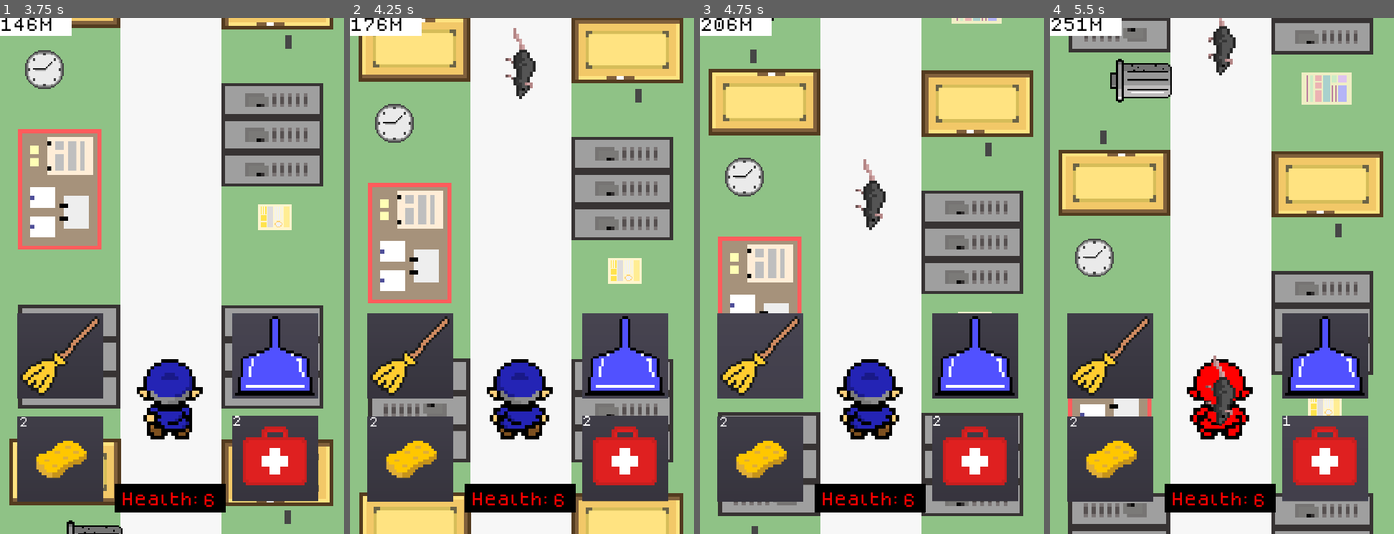
Above: before the commit, frames 1-4 (left to right).
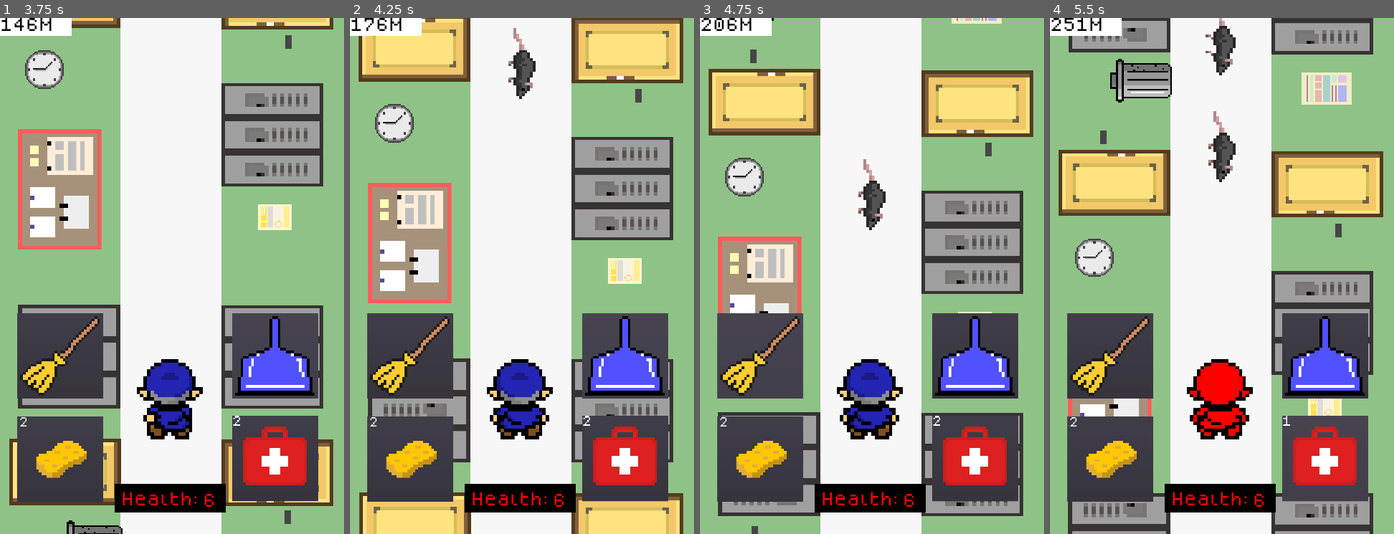
Above: after the commit, the same moments.

Repository: TheBroham7/Project-Sweep
Game: Godot game, scene res://scenes/title_screen.tscn
The game is run twice, just before and just after one commit, with the same random seed, the same clock (stepped at 60 frames per second) and the same inputs.
Inputs (mouse positions are in pixels of both pictures, inside the frame that each line leads up to):
- Up to frame 1 (3.75 s): click "Click to Start" at 0.5 s; click "NEW GAME" at 1.25 s; click (275, 456) at 2 s; click (58, 456) at 2.75 s; click (275, 353) at 3.5 s
- Up to frame 2 (4.25 s): no input
- Up to frame 3 (4.75 s): click (758, 353) at 4.25 s
- Up to frame 4 (5.5 s): click (1325, 456) at 5 s

Frame 1 is identical in both runs. In frame 2, less than 0.1% of the frame differs, in the area x 45-54%, y 5-15%; in frame 3, less than 0.1%; in frame 4, 1.1%, in the area x 45-54%, y 0-80%.

Commit message:
rats_bumped_back

Diff:
--- a/scenes/Rat.tscn
+++ b/scenes/Rat.tscn
@@ -26,7 +26,6 @@
 scale = Vector2( 0.1, 0.1 )
 frames = SubResource( 1 )
 animation = "walk"
-frame = 1
 playing = true
 
 [node name="CollisionShape2D" type="CollisionShape2D" parent="."]
@@ -36,4 +35,8 @@
 
 [node name="VisibilityNotifier2D" type="VisibilityNotifier2D" parent="."]
 
+[node name="PushBackTimer" type="Timer" parent="."]
+wait_time = 0.1
+
 [connection signal="screen_exited" from="VisibilityNotifier2D" to="." method="_on_VisibilityNotifier2D_screen_exited"]
+[connection signal="timeout" from="PushBackTimer" to="." method="_on_PushBackTimer_timeout"]
--- a/scripts/Rat.gd
+++ b/scripts/Rat.gd
@@ -1,13 +1,24 @@
 extends RigidBody2D
 
 var rat_health = 3
-var velocity = Vector2(0.0, rand_range(175.0, 500.0))
+var speed = rand_range(175.0, 500.0)
+var velocity = Vector2(0.0, speed)
+var ratpushback = false
 
 func _ready():
 	pass
 
 func _process(delta):
-	global_position += velocity * delta
+	if ratpushback == false:
+		global_position += velocity * delta
+	elif ratpushback == true:
+		$PushBackTimer.start()
+		global_position -= velocity*0.05
+	pass
 
 func _on_VisibilityNotifier2D_screen_exited():
 	queue_free()
+
+
+func _on_PushBackTimer_timeout():
+	ratpushback = false
--- a/scripts/player.gd
+++ b/scripts/player.gd
@@ -9,6 +9,7 @@
 export var speed = 200
 var boss_is_spawned = false
 var mob_health = 1
+var rat_push_back = rand_range(100.0, 500.0)
 
 
 func _ready():
@@ -18,6 +19,11 @@
 
 func _on_Player_body_entered(body):
 	if current_action == 'walk':
+		body.ratpushback = true
+		#$ratPushBackTimer.start()
+		#body.velocity -= Vector2(0.0, rat_push_back)
+		#$_on_ratPushBackTimer_timeout(body)
+		#body.global_position *= -0.001
 		player_health -= 1
 		$Animation.modulate = Color(255, 0, 0)
 		$ColorTimer.start()
@@ -26,6 +32,7 @@
 			emit_signal("dead")
 			hide()
 	elif current_action == "swing":
+		#body.velocity = Vector2(0.0, 0.0)
 		$EnemyDied.play()
 		body.queue_free()
 	elif current_action == 'block':
@@ -66,3 +73,7 @@
 
 func _on_ColorTimer_timeout():
 	$Animation.modulate = Color("ffffff")
+
+
+#func _on_ratPushBackTimer_timeout(body):
+	#body.velocity = Vector2(0.0, rand_range(175.0, 500.0))
